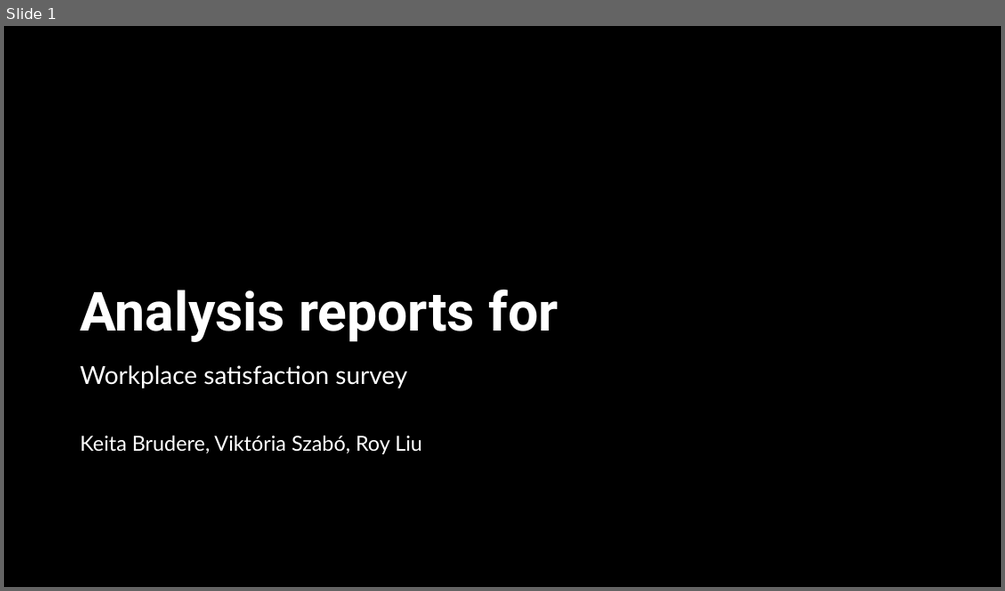
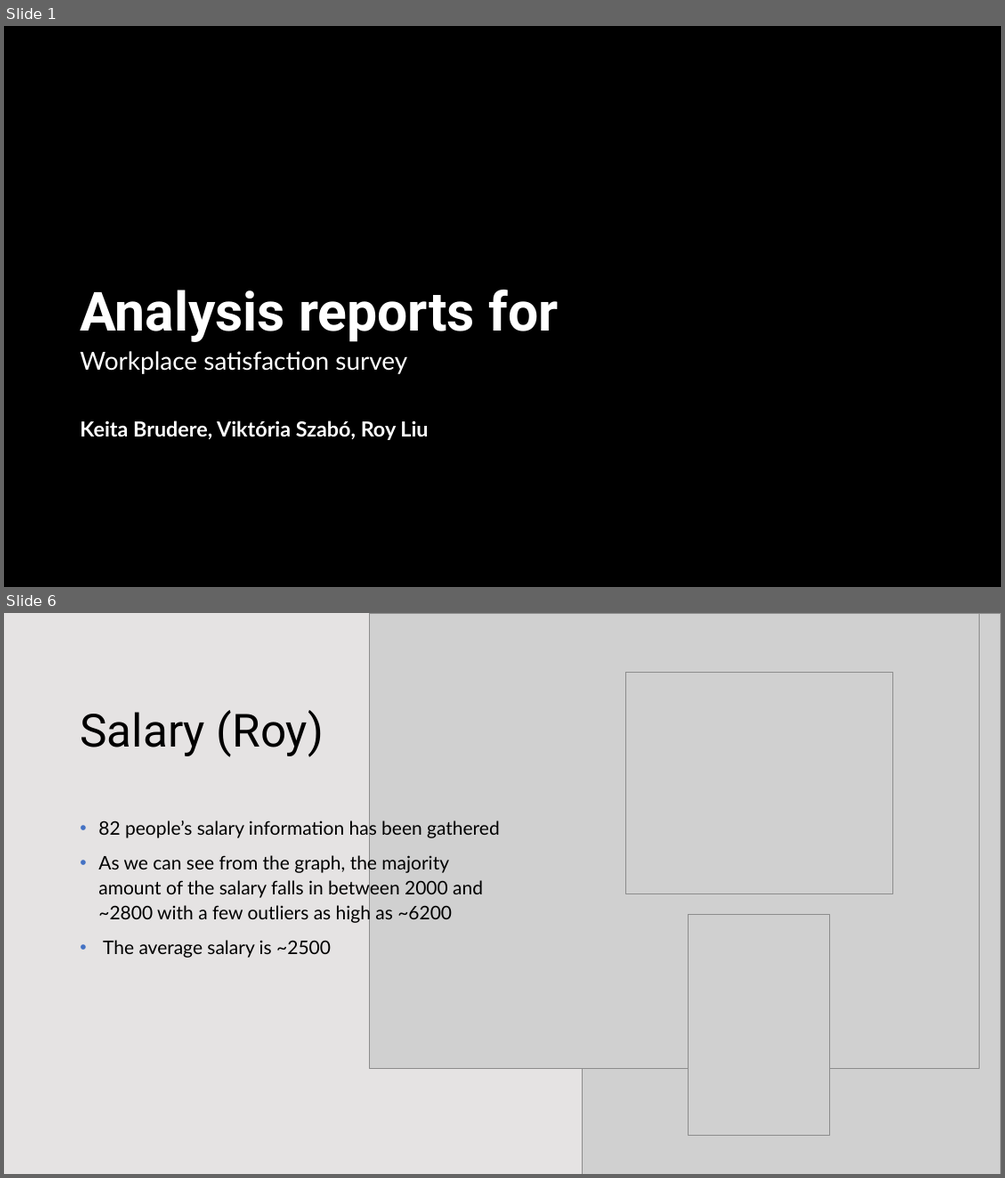
Before and after one commit to KatieRJ/BigDataProject, a slide deck: BigDataProject presentation.pptx. Shown one above the other, each under a label of ours: slide 1 before the commit, slides 1 and 6 after it; the slides between them are not shown. The pictures are 1005x591 and 1005x1178 pixels, drawn with LibreOffice and Linux fonts; fonts in the diff are those of the drawing; grey boxes stand for pictures; background and template pictures are left out; a plain dark background stands for a picture behind light text. Boxes give left, top, right and bottom in pixels: in the first picture for what was removed or moved away, otherwise in the second. Text is boxed around its words. In the diff, an @@ line names an element or a change of style, - is before the commit and + after.

```diff
--- a/BigDataProject presentation.pptx
+++ b/BigDataProject presentation.pptx
@@ slide 6 added at [4,613,1001,1174], background #FFFFFF @@
@@ rectangle added at [4,613,1001,1174], fill #FFFFFF @@
@@ rectangle added at [4,613,1001,1174], fill #DBD8D8 at 70% opacity @@
@@ picture added at [369,613,979,1068] @@
@@ picture added at [582,613,1001,1174] @@
@@ picture added at [625,672,892,893] @@
@@ title added at [80,710,324,757], 44 pt, text #000000 @@
+Salary (Roy)
@@ text added at [98,819,500,957], 18 pt, text #000000 @@
+• 82 people’s salary information has been gathered
+• As we can see from the graph, the majority amount of the salary falls in between 2000 and ~2800 with a few outliers as high as ~6200
+• The average salary is ~2500
@@ picture added at [688,914,830,1135] @@
@@ slide 1 changed as well @@
@@ subtitle "Workplace satisfaction survey": place and size @@
-subtitle "Workplace satisfaction survey" at [80,365,422,454]
+subtitle "Workplace satisfaction survey" at [80,351,428,440]
@@ subtitle at [80,420,428,440]: bold on in "Keita Brudere, Viktória Szabó, Roy Liu" @@
```
Also in this commit, not shown: 2 other slides changed, 10 other slides added, 1 slide removed, 2 other files.
